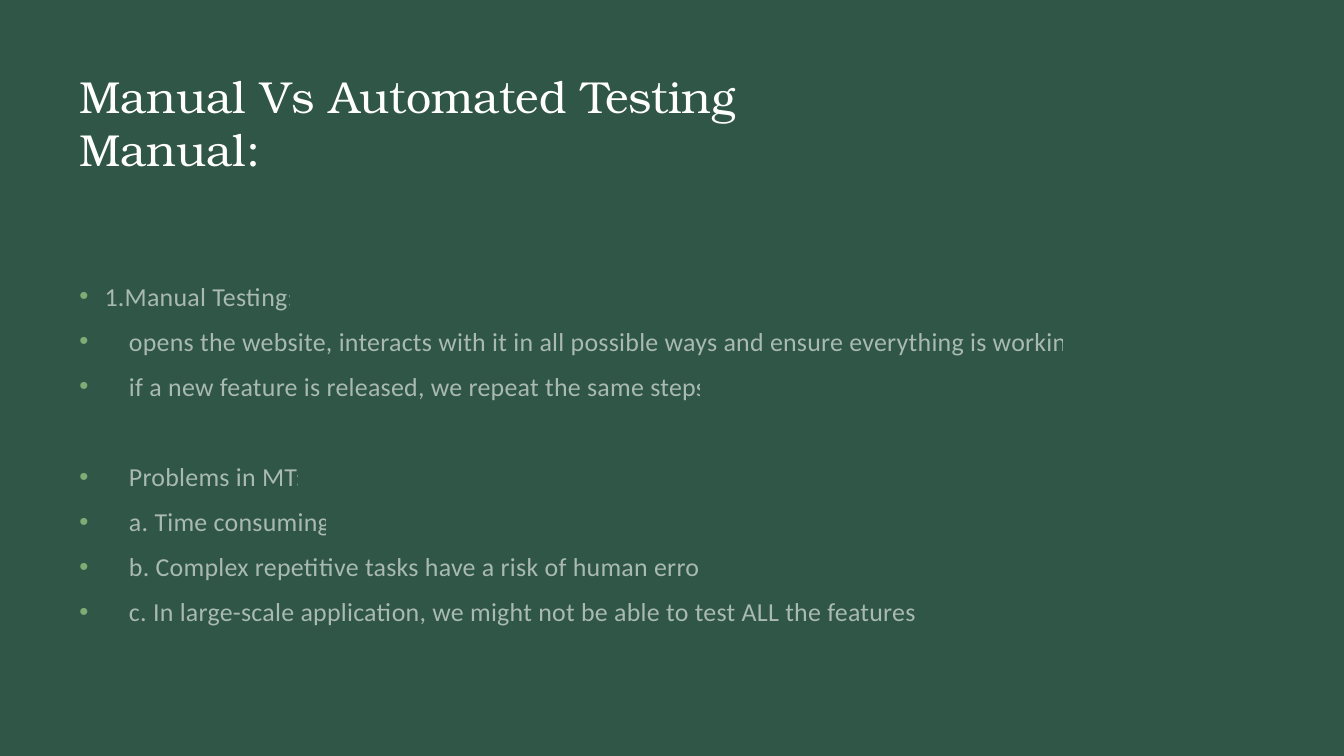
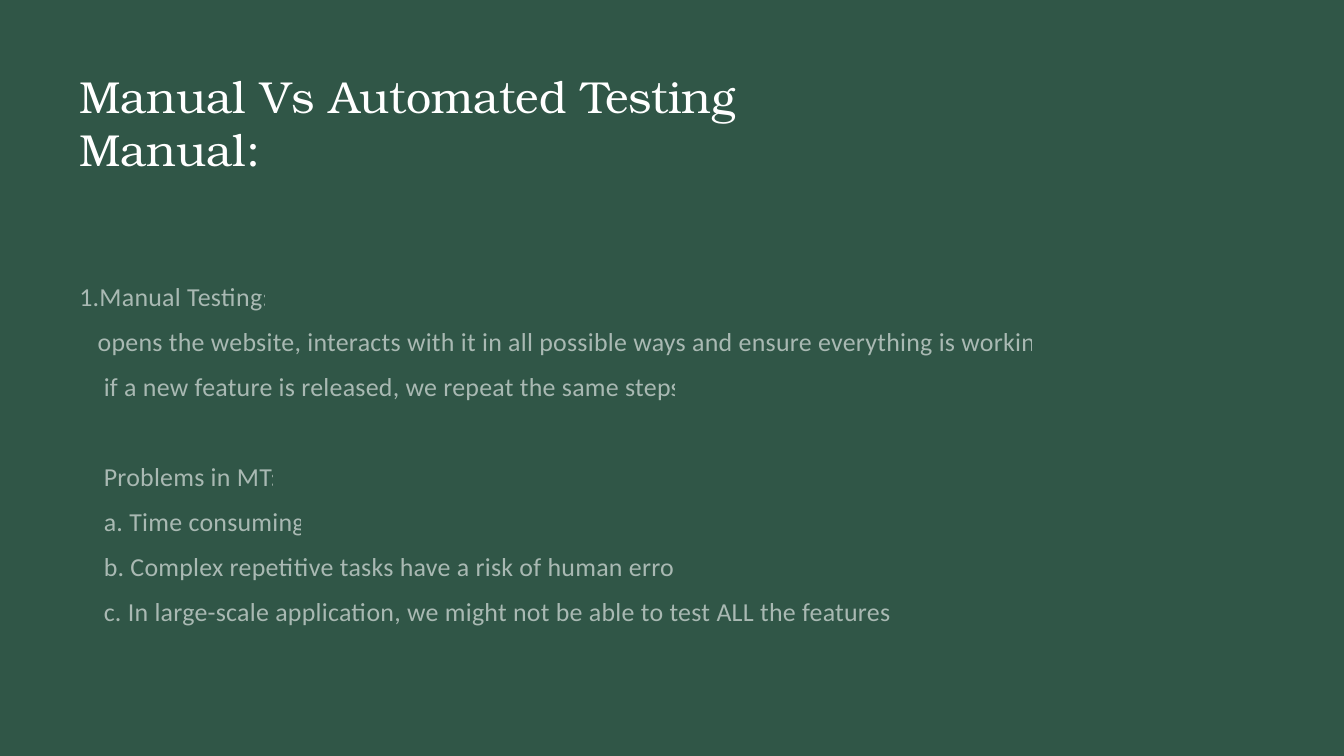
Before and after one commit to natiquekeyin/fall2023, a slide deck: slide 5 of WINTER2024/ProgramminginJavaScript/Week14/Week14.pptx. Drawn at 1344x756 pixels with LibreOffice and Linux fonts; fonts in the diff are those of the drawing. Boxes give left, top, right and bottom in pixels: in the first picture for what was removed or moved away, otherwise in the second. Text is boxed around its words. In the diff, an @@ line names an element or a change of style, - is before the commit and + after.

```diff
--- a/WINTER2024/ProgramminginJavaScript/Week14/Week14.pptx
+++ b/WINTER2024/ProgramminginJavaScript/Week14/Week14.pptx
@@ text "1.Manual Testing:" at (x1=79, y1=288, x2=1054, y2=626): bullet • to none @@
```
Also in this commit, not shown: 2 other slides changed, 1 other file.
